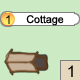
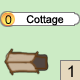
Before/after of a 80×80 layered artwork. What changed in the layer stack:
painted on "Points" over [5, 15, 12, 24]
